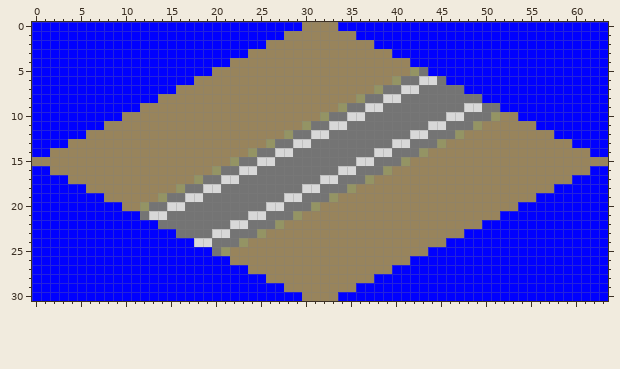
One commit to this pixel-art sprite: src/sprites/1012.png. The picture above was drawn from the file before the commit.
The file is 64x31 pixels.
After:
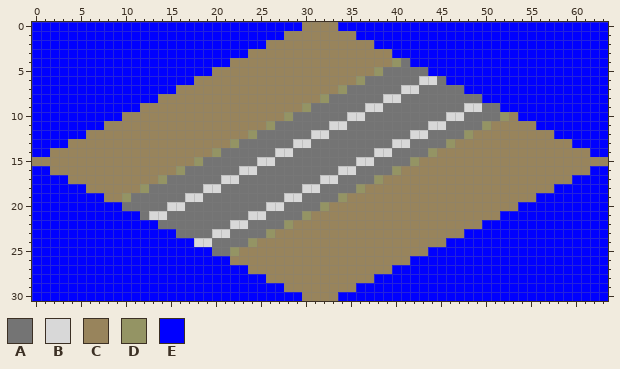
Palette (. is transparent): A #747474  B #d8d8d8  C #98845c  D #949464  E #0000ff
Edits made:
@@ x 0..63 @@
  3 EEEEEEEEEEEEEEEEEEEEEEEECCCCCCCCCCCCCCCCEEEEEEEEEEEEEEEEEEEEEEEE
- 4 EEEEEEEEEEEEEEEEEEEEEECCCCCCCCCCCCCCCCCCCCEEEEEEEEEEEEEEEEEEEEEE
- 5 EEEEEEEEEEEEEEEEEEEECCCCCCCCCCCCCCCCCCCCCCDAEEEEEEEEEEEEEEEEEEEE
- 6 EEEEEEEEEEEEEEEEEECCCCCCCCCCCCCCCCCCCCCCDAABBAEEEEEEEEEEEEEEEEEE
- 7 EEEEEEEEEEEEEEEECCCCCCCCCCCCCCCCCCCCCCDAABBAAAAAEEEEEEEEEEEEEEEE
- 8 EEEEEEEEEEEEEECCCCCCCCCCCCCCCCCCCCCCDAABBAAAAAAAAAEEEEEEEEEEEEEE
- 9 EEEEEEEEEEEECCCCCCCCCCCCCCCCCCCCCCDAABBAAAAAAAAABBAAEEEEEEEEEEEE
-10 EEEEEEEEEECCCCCCCCCCCCCCCCCCCCCCDAABBAAAAAAAAABBAAADCCEEEEEEEEEE
-11 EEEEEEEECCCCCCCCCCCCCCCCCCCCCCDAABBAAAAAAAAABBAAADCCCCCCEEEEEEEE
-12 EEEEEECCCCCCCCCCCCCCCCCCCCCCDAABBAAAAAAAAABBAAADCCCCCCCCCCEEEEEE
-13 EEEECCCCCCCCCCCCCCCCCCCCCCDAABBAAAAAAAAABBAAADCCCCCCCCCCCCCCEEEE
-14 EECCCCCCCCCCCCCCCCCCCCCCDAABBAAAAAAAAABBAAADCCCCCCCCCCCCCCCCCCEE
-15 CCCCCCCCCCCCCCCCCCCCCCDAABBAAAAAAAAABBAAADCCCCCCCCCCCCCCCCCCCCCC
-16 EECCCCCCCCCCCCCCCCCCDAABBAAAAAAAAABBAAADCCCCCCCCCCCCCCCCCCCCCCEE
-17 EEEECCCCCCCCCCCCCCDAABBAAAAAAAAABBAAADCCCCCCCCCCCCCCCCCCCCCCEEEE
-18 EEEEEECCCCCCCCCCDAABBAAAAAAAAABBAAADCCCCCCCCCCCCCCCCCCCCCCEEEEEE
-19 EEEEEEEECCCCCCDAABBAAAAAAAAABBAAADCCCCCCCCCCCCCCCCCCCCCCEEEEEEEE
-20 EEEEEEEEEECCDAABBAAAAAAAAABBAAADCCCCCCCCCCCCCCCCCCCCCCEEEEEEEEEE
-21 EEEEEEEEEEEEABBAAAAAAAAABBAAADCCCCCCCCCCCCCCCCCCCCCCEEEEEEEEEEEE
-22 EEEEEEEEEEEEEEAAAAAAAABBAAADCCCCCCCCCCCCCCCCCCCCCCEEEEEEEEEEEEEE
-23 EEEEEEEEEEEEEEEEAAAABBAAADCCCCCCCCCCCCCCCCCCCCCCEEEEEEEEEEEEEEEE
-24 EEEEEEEEEEEEEEEEEEBBAAADCCCCCCCCCCCCCCCCCCCCCCEEEEEEEEEEEEEEEEEE
-25 EEEEEEEEEEEEEEEEEEEEADCCCCCCCCCCCCCCCCCCCCCCEEEEEEEEEEEEEEEEEEEE
+ 4 EEEEEEEEEEEEEEEEEEEEEECCCCCCCCCCCCCCCCCCDAEEEEEEEEEEEEEEEEEEEEEE
+ 5 EEEEEEEEEEEEEEEEEEEECCCCCCCCCCCCCCCCCCDAAAAAEEEEEEEEEEEEEEEEEEEE
+ 6 EEEEEEEEEEEEEEEEEECCCCCCCCCCCCCCCCCCDAAAAAABBAEEEEEEEEEEEEEEEEEE
+ 7 EEEEEEEEEEEEEEEECCCCCCCCCCCCCCCCCCDAAAAAABBAAAAAEEEEEEEEEEEEEEEE
+ 8 EEEEEEEEEEEEEECCCCCCCCCCCCCCCCCCDAAAAAABBAAAAAAAAAEEEEEEEEEEEEEE
+ 9 EEEEEEEEEEEECCCCCCCCCCCCCCCCCCDAAAAAABBAAAAAAAAABBAAEEEEEEEEEEEE
+10 EEEEEEEEEECCCCCCCCCCCCCCCCCCDAAAAAABBAAAAAAAAABBAAAADCEEEEEEEEEE
+11 EEEEEEEECCCCCCCCCCCCCCCCCCDAAAAAABBAAAAAAAAABBAAAADCCCCCEEEEEEEE
+12 EEEEEECCCCCCCCCCCCCCCCCCDAAAAAABBAAAAAAAAABBAAAADCCCCCCCCCEEEEEE
+13 EEEECCCCCCCCCCCCCCCCCCDAAAAAABBAAAAAAAAABBAAAADCCCCCCCCCCCCCEEEE
+14 EECCCCCCCCCCCCCCCCCCDAAAAAABBAAAAAAAAABBAAAADCCCCCCCCCCCCCCCCCEE
+15 CCCCCCCCCCCCCCCCCCDAAAAAABBAAAAAAAAABBAAAADCCCCCCCCCCCCCCCCCCCCC
+16 EECCCCCCCCCCCCCCDAAAAAABBAAAAAAAAABBAAAADCCCCCCCCCCCCCCCCCCCCCEE
+17 EEEECCCCCCCCCCDAAAAAABBAAAAAAAAABBAAAADCCCCCCCCCCCCCCCCCCCCCEEEE
+18 EEEEEECCCCCCDAAAAAABBAAAAAAAAABBAAAADCCCCCCCCCCCCCCCCCCCCCEEEEEE
+19 EEEEEEEECCDAAAAAABBAAAAAAAAABBAAAADCCCCCCCCCCCCCCCCCCCCCEEEEEEEE
+20 EEEEEEEEEEAAAAABBAAAAAAAAABBAAAADCCCCCCCCCCCCCCCCCCCCCEEEEEEEEEE
+21 EEEEEEEEEEEEABBAAAAAAAAABBAAAADCCCCCCCCCCCCCCCCCCCCCEEEEEEEEEEEE
+22 EEEEEEEEEEEEEEAAAAAAAABBAAAADCCCCCCCCCCCCCCCCCCCCCEEEEEEEEEEEEEE
+23 EEEEEEEEEEEEEEEEAAAABBAAAADCCCCCCCCCCCCCCCCCCCCCEEEEEEEEEEEEEEEE
+24 EEEEEEEEEEEEEEEEEEBBAAAADCCCCCCCCCCCCCCCCCCCCCEEEEEEEEEEEEEEEEEE
+25 EEEEEEEEEEEEEEEEEEEEAADCCCCCCCCCCCCCCCCCCCCCEEEEEEEEEEEEEEEEEEEE
 26 EEEEEEEEEEEEEEEEEEEEEECCCCCCCCCCCCCCCCCCCCEEEEEEEEEEEEEEEEEEEEEE
Boxes around the changes in both pictures, in picture pixels (x1, y1, x2, y2):
changed: (122, 58, 509, 256)
